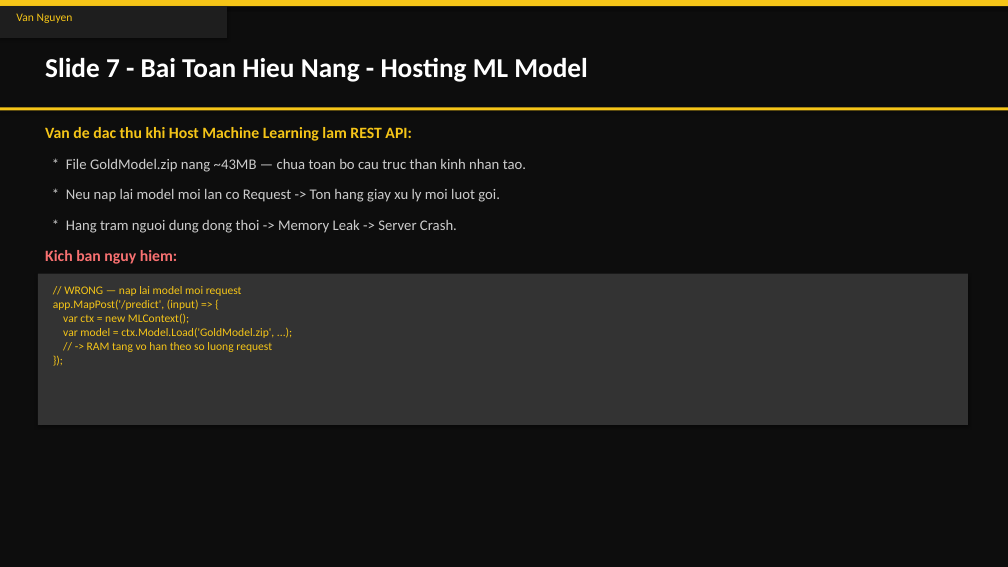
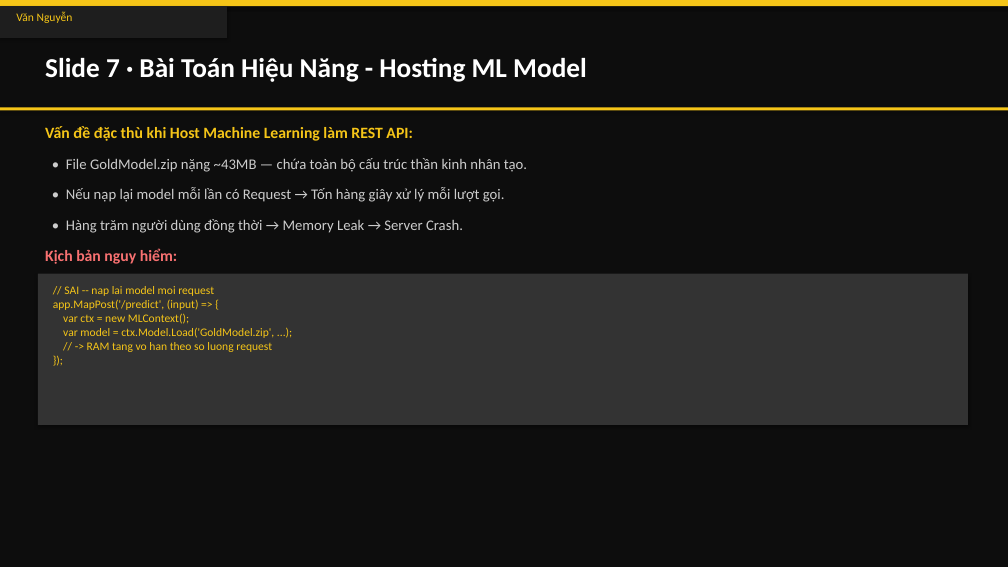
Before and after one commit to ThanhTrunggDEV/Group3, a slide deck: slide 8 of X-AURUM_Presentation.pptx. Drawn at 1008x567 pixels with LibreOffice and Linux fonts; fonts in the diff are those of the drawing. Boxes give left, top, right and bottom in pixels: in the first picture for what was removed or moved away, otherwise in the second. Text is boxed around its words. In the diff, an @@ line names an element or a change of style, - is before the commit and + after.

```diff
--- a/X-AURUM_Presentation.pptx
+++ b/X-AURUM_Presentation.pptx
@@ text at box(16, 11, 73, 23): text changed @@
-Van Nguyen
+Văn Nguyễn
@@ text at box(45, 58, 587, 82): text changed @@
-Slide 7 - Bai Toan Hieu Nang - Hosting ML Model
+Slide 7 · Bài Toán Hiệu Năng - Hosting ML Model
@@ text at box(45, 126, 412, 141): text changed @@
-Van de dac thu khi Host Machine Learning lam REST API:
+Vấn đề đặc thù khi Host Machine Learning làm REST API:
@@ text at box(66, 158, 527, 172): text changed @@
-* File GoldModel.zip nang ~43MB — chua toan bo cau truc than kinh nhan tao.
+• File GoldModel.zip nặng ~43MB — chứa toàn bộ cấu trúc thần kinh nhân tạo.
@@ text at box(66, 187, 505, 202): text changed @@
-* Neu nap lai model moi lan co Request -> Ton hang giay xu ly moi luot goi.
+• Nếu nạp lại model mỗi lần có Request → Tốn hàng giây xử lý mỗi lượt gọi.
@@ text at box(66, 219, 463, 233): text changed @@
-* Hang tram nguoi dung dong thoi -> Memory Leak -> Server Crash.
+• Hàng trăm người dùng đồng thời → Memory Leak → Server Crash.
@@ text at box(45, 248, 177, 264): text changed @@
-Kich ban nguy hiem:
+Kịch bản nguy hiểm:
@@ text at box(53, 286, 274, 352): text changed @@
-// WRONG — nap lai model moi request
-app.MapPost('/predict', (input) => {
-var ctx = new MLContext();
-var model = ctx.Model.Load('GoldModel.zip', ...);
-// -> RAM tang vo han theo so luong request
-});
+// SAI -- nap lai model moi request
+app.MapPost('/predict', (input) => {
+var ctx = new MLContext();
+var model = ctx.Model.Load('GoldModel.zip', ...);
+// -> RAM tang vo han theo so luong request
+});
```
Also in this commit, not shown: 13 other slides changed, 1 other file.
